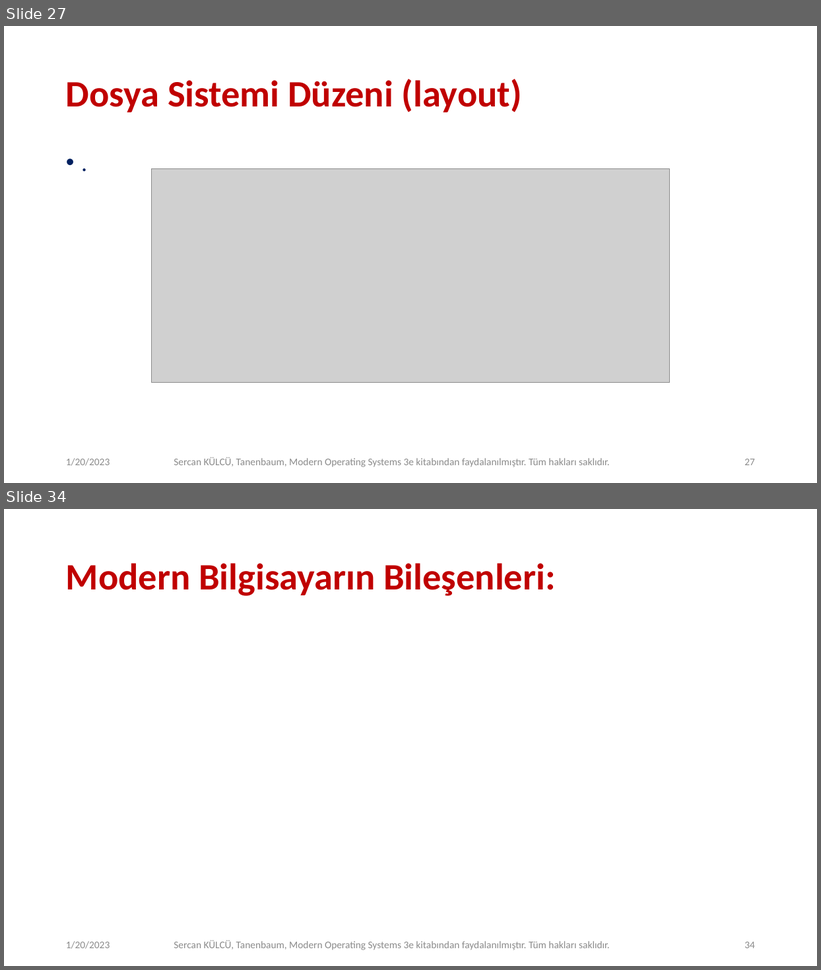
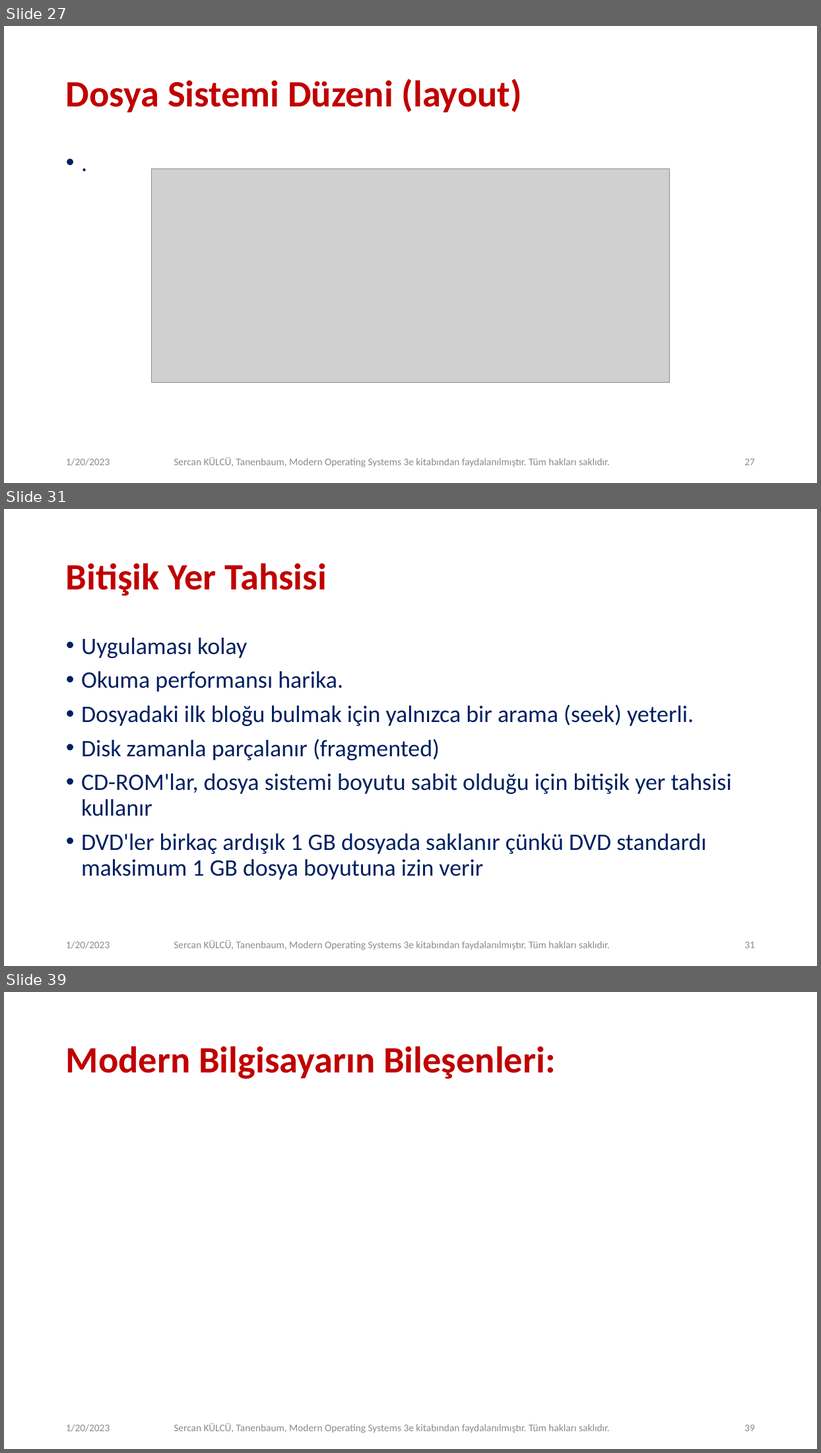
Before and after one commit to sercankulcu/sercankulcu.github.io, a slide deck: files/os/4_Bolum_4_Dosya.pptx. Shown one above the other, each under a label of ours: slides 27 and 34 before the commit, slides 27, 31 and 39 after it; the slides between them are not shown. The pictures are 821x970 and 821x1453 pixels, drawn with LibreOffice and Linux fonts; fonts in the diff are those of the drawing; grey boxes stand for pictures. Boxes give left, top, right and bottom in pixels: in the first picture for what was removed or moved away, otherwise in the second. Text is boxed around its words. In the diff, an @@ line names an element or a change of style, - is before the commit and + after.

```diff
--- a/files/os/4_Bolum_4_Dosya.pptx
+++ b/files/os/4_Bolum_4_Dosya.pptx
@@ slide 31 added at [4,509,817,966], background #FFFFFF @@
@@ title added at [66,563,327,596], 44 pt, text #C00000, bold @@
+Bitişik Yer Tahsisi
@@ text added at [81,638,732,880], 28 pt, text #002060 @@
+• Uygulaması kolay
+• Okuma performansı harika.
+• Dosyadaki ilk bloğu bulmak için yalnızca bir arama (seek) yeterli.
+• Disk zamanla parçalanır (fragmented)
+• CD-ROM'lar, dosya sistemi boyutu sabit olduğu için bitişik yer tahsisi kullanır
+• DVD'ler birkaç ardışık 1 GB dosyada saklanır çünkü DVD standardı maksimum 1 GB dosya boyutuna izin verir
@@ text added at [66,941,110,949], 12 pt, text #8C8C8C @@
+1/20/2023
@@ text added at [174,941,610,951], 12 pt, text #8C8C8C @@
+Sercan KÜLCÜ, Tanenbaum, Modern Operating Systems 3e kitabından faydalanılmıştır. Tüm hakları saklıdır.
@@ page number added at [745,942,755,949], 12 pt, text #8C8C8C @@
+31
@@ what was slide 34 is now slide 39 @@
@@ page number at [745,1425,755,1432]: text changed @@
-34
+39
```
Also in this commit, not shown: 6 slides changed, 4 other slides added, 1 other file.
